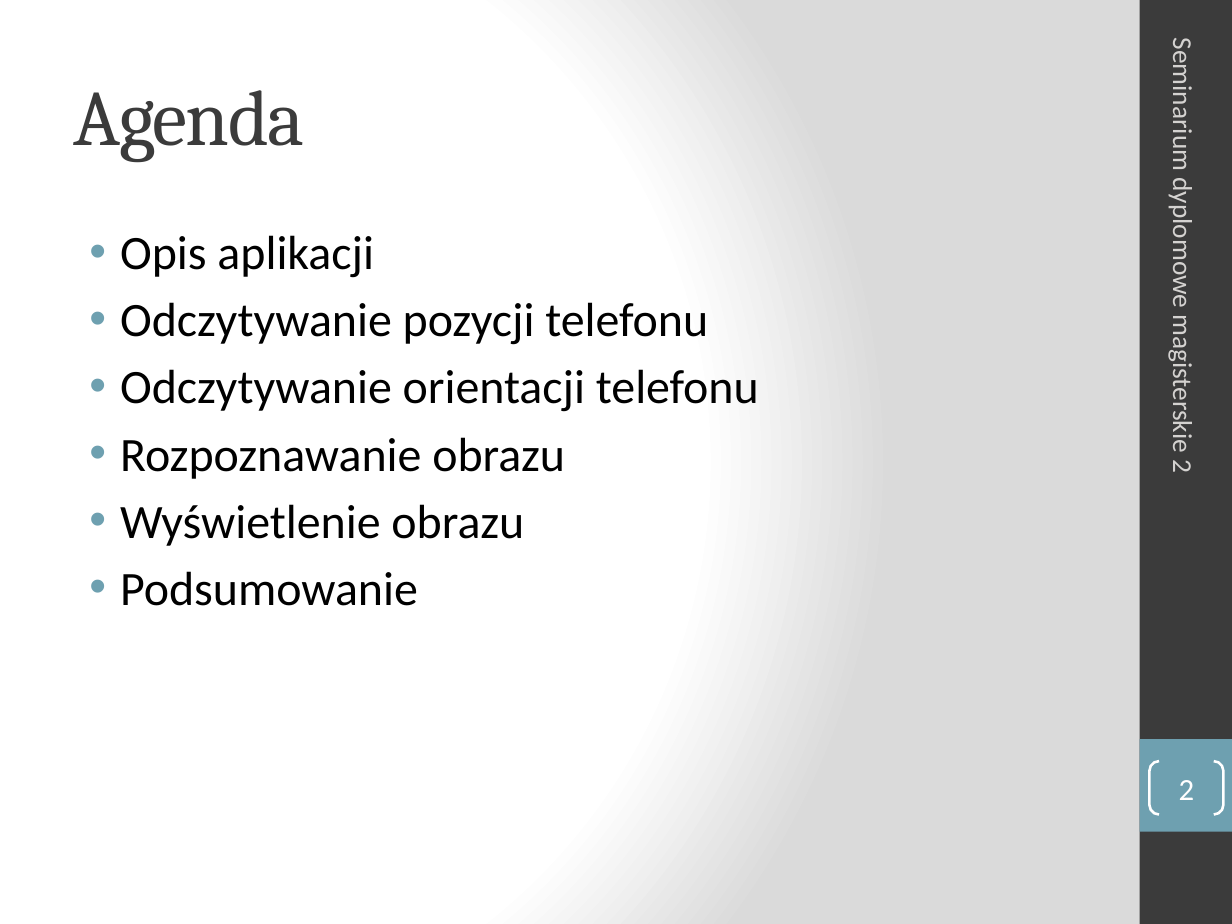
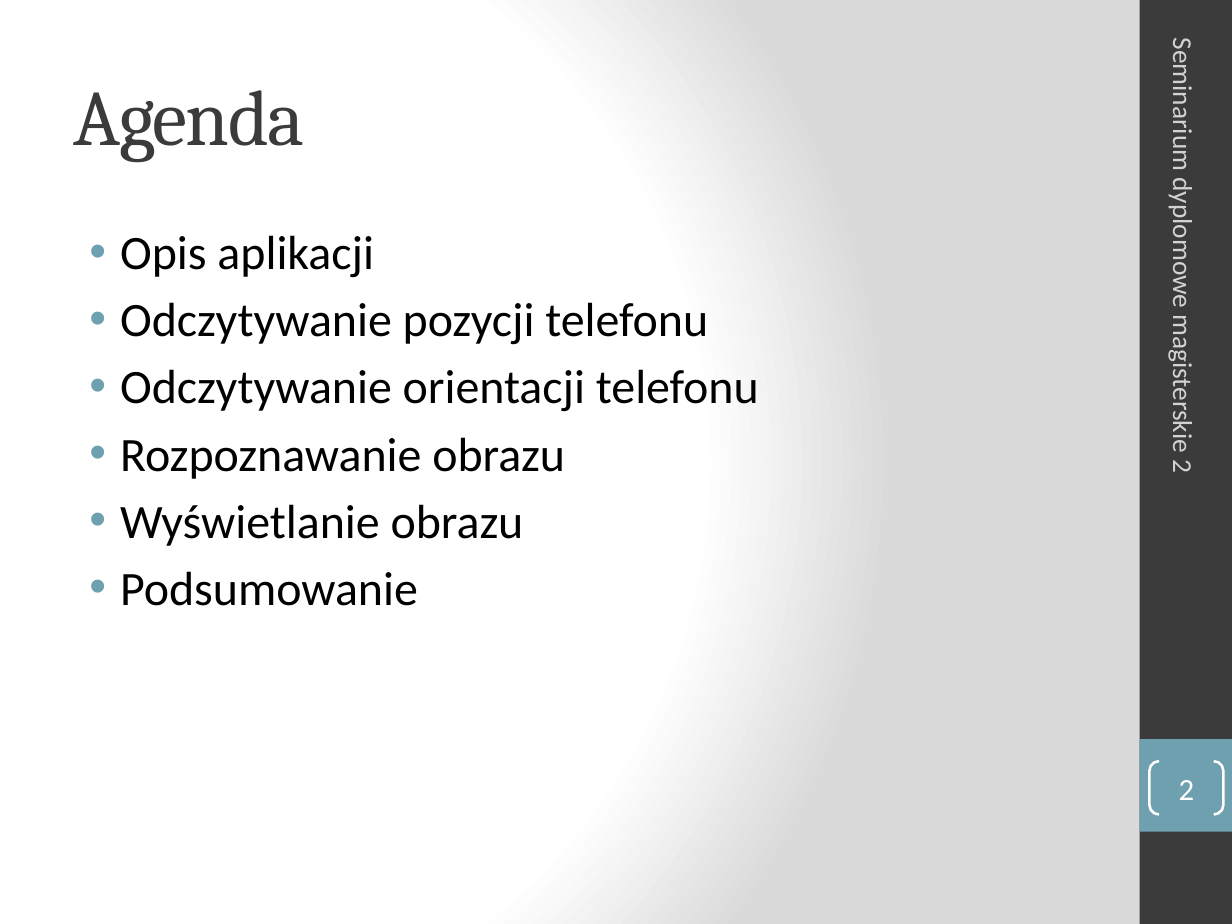
Before and after one commit to manisero/SemesterX, a slide deck: slide 2 of SDM2/manisero/sdm2_Aniserowicz_Michal.pptx. Drawn at 1232x924 pixels with LibreOffice and Linux fonts; fonts in the diff are those of the drawing. Boxes give left, top, right and bottom in pixels: in the first picture for what was removed or moved away, otherwise in the second. Text is boxed around its words. In the diff, an @@ line names an element or a change of style, - is before the commit and + after.

```diff
--- a/SDM2/manisero/sdm2_Aniserowicz_Michal.pptx
+++ b/SDM2/manisero/sdm2_Aniserowicz_Michal.pptx
@@ text at <box>120,504,524,546</box>: text changed @@
-• Wyświetlenie obrazu
+• Wyświetlanie obrazu
```
Also in this commit, not shown: 20 other slides changed.
